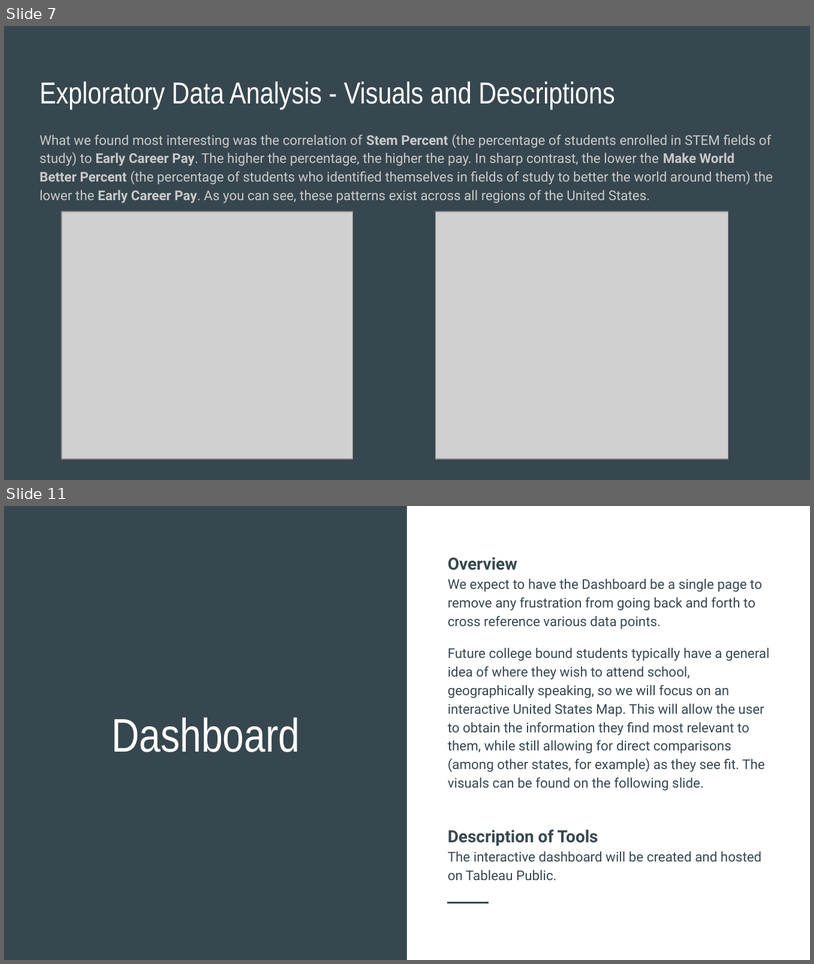
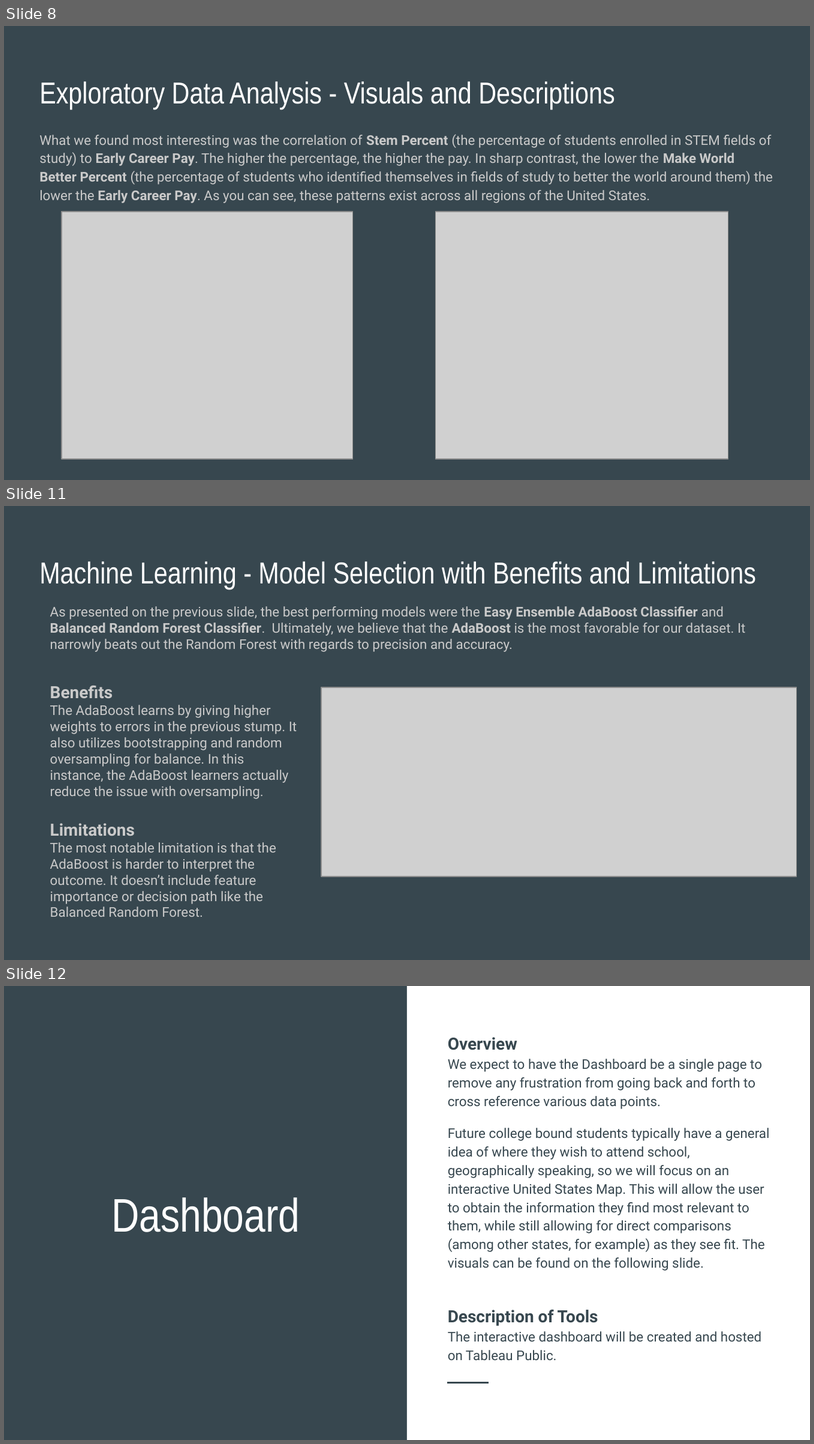
Before and after one commit to razon7/Group-Project, a slide deck: College_Costs_Career_Pay.pptx. Shown one above the other, each under a label of ours: slides 7 and 11 before the commit, slides 8, 11 and 12 after it; the slides between them are not shown. The pictures are 814x964 and 814x1444 pixels, drawn with LibreOffice and Linux fonts; fonts in the diff are those of the drawing; grey boxes stand for pictures. Boxes give left, top, right and bottom in pixels: in the first picture for what was removed or moved away, otherwise in the second. Text is boxed around its words. In the diff, an @@ line names an element or a change of style, - is before the commit and + after.

```diff
--- a/College_Costs_Career_Pay.pptx
+++ b/College_Costs_Career_Pay.pptx
@@ slide 11 added at box(4, 506, 810, 960), background #37474F @@
@@ title added at box(39, 561, 756, 589), 27 pt, text #FFFFFF @@
+Machine Learning - Model Selection with Benefits and Limitations
@@ text added at box(50, 606, 746, 652), 12 pt, text #CACACA @@
+As presented on the previous slide, the best performing models were the Easy Ensemble AdaBoost Classifier and Balanced Random Forest Classifier. Ultimately, we believe that the AdaBoost is the most favorable for our dataset. It narrowly beats out the Random Forest with regards to precision and accuracy.
@@ text added at box(50, 685, 297, 916), 12 pt, text #CACACA @@
+Benefits
+The AdaBoost learns by giving higher weights to errors in the previous stump. It also utilizes bootstrapping and random oversampling for balance. In this instance, the AdaBoost learners actually reduce the issue with oversampling.
+Limitations
+The most notable limitation is that the AdaBoost is harder to interpret the outcome. It doesn’t include feature importance or decision path like the Balanced Random Forest.
@@ picture added at box(322, 687, 797, 876) @@
@@ what was slide 7 is now slide 8 @@
@@ what was slide 11 is now slide 12 @@
```
Also in this commit, not shown: 4 slides changed, 1 other slide added, 1 slide removed, 1 other file.
